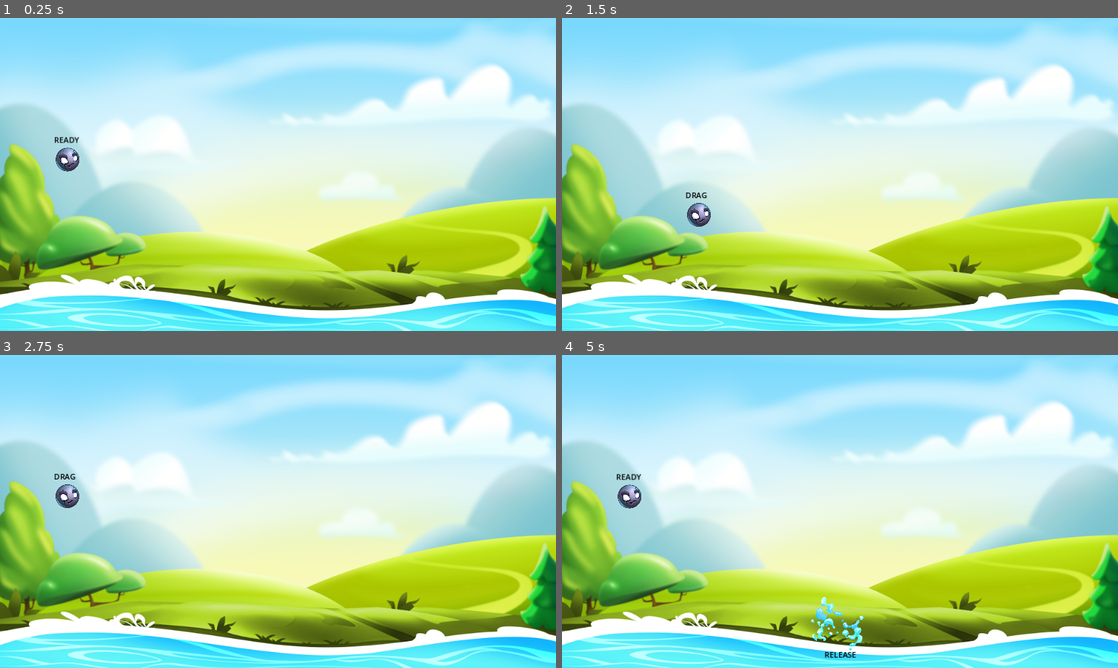
Above: before the commit, frames 1-4 (two rows, left to right).
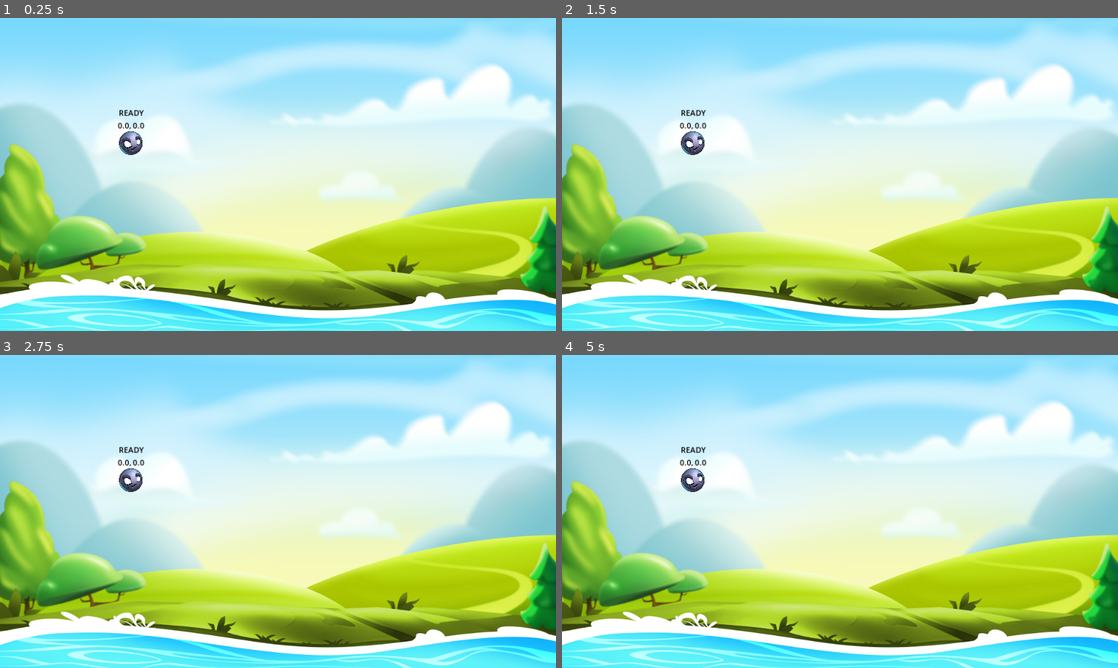
Above: after the commit, the same moments.

Repository: svindom/slingy-team
Game: Godot game, scene res://scenes/level/level.tscn
The game is run twice, just before and just after one commit, with the same random seed, the same clock (stepped at 60 frames per second) and the same inputs. The project has no main scene, so this scene is started directly.
Inputs (mouse positions are in pixels of both pictures, inside the frame that each line leads up to):
- Up to frame 1 (0.25 s): no input
- Up to frame 2 (1.5 s): tap Enter at 0.5 s; drag from (628, 158) to (840, 324) at 0.52 s; drag from (628, 158) to (840, 324) at 1.27 s
- Up to frame 3 (2.75 s): move the mouse to (66, 495) at 2.02 s; press the mouse at (66, 495) at 2.03 s
- Up to frame 4 (5 s): release the mouse at (628, 495) at 2.75 s; tap Space at 2.75 s; drag from (812, 574) to (673, 464) at 2.77 s; move the mouse to (1006, 558) at 3.52 s; press the mouse at (1006, 558) at 3.53 s; release the mouse at (1006, 558) at 4.25 s; tap Enter at 4.25 s; drag from (628, 495) to (840, 661) at 4.27 s

The runs differ from the first frame. In frame 1, 0.7% of the frame differs, in the area x 9-26%, y 29-50%; in frame 2, 0.7%; in frame 3, 0.7%; in frame 4, 1.1%, in the area x 9-55%, y 29-97%.

Commit message:
added player direction vector logic

Diff:
--- a/Slingy Team/scenes/level/level.tscn
+++ b/Slingy Team/scenes/level/level.tscn
@@ -17,4 +17,4 @@
 position = Vector2(0, 531)
 
 [node name="PlayerPosition" type="Marker2D" parent="."]
-position = Vector2(140, 293)
+position = Vector2(271, 259)
--- a/Slingy Team/scenes/player/player.gd
+++ b/Slingy Team/scenes/player/player.gd
@@ -1,5 +1,15 @@
 extends RigidBody2D
 
+
+@onready var water_splash_animation: AnimatedSprite2D = $WaterSplashAnimation
+@onready var ball_sprite: Sprite2D = $BallSprite
+@onready var player_delete_timer: Timer = $PlayerDeleteTimer
+
+@onready var label: Label = $Label
+
+
+const  DRAG_LIMITED_MAX_VALUE_POSITION = Vector2(0, 60)
+const DRAG_LIMITED_MIN_VALUE_POSITION = Vector2(-60, 0)
 
 enum PLAYER_STATE {
 	READY,
@@ -8,11 +18,9 @@
 }
 var _state_enum: PLAYER_STATE = PLAYER_STATE.READY
 
-@onready var water_splash_animation: AnimatedSprite2D = $WaterSplashAnimation
-@onready var ball_sprite: Sprite2D = $BallSprite
-@onready var player_delete_timer: Timer = $PlayerDeleteTimer
-
-@onready var label: Label = $Label
+var _start_player_position: Vector2 = Vector2.ZERO # position of a ball
+var _drag_start_position: Vector2 = Vector2.ZERO # finger or a mouse position when it starts dragging
+var _dragged_vector: Vector2 = Vector2.ZERO # is the amount we've actually dragged versus the drag start. So we know how much impulse to apply.
 
 
 
@@ -20,6 +28,7 @@
 func _ready():
 	SignalManager.on_player_destroyed.connect(delete_player)
 	water_splash_animation.hide()
+	_start_player_position = position
 
 
 # Called every frame. 'delta' is the elapsed time since the previous frame.
@@ -30,15 +39,11 @@
 
 func set_new_state_enum(new_state_enum: PLAYER_STATE) -> void:
 	_state_enum = new_state_enum
-	set_player_freeze_off()
 
-
-func set_player_freeze_off() -> void:
 	if _state_enum == PLAYER_STATE.RELEASE:
 		freeze = false
 	elif _state_enum == PLAYER_STATE.DRAG:
-		pass
-		# I need to change a name of this function when I add a new logic here!!!
+		_drag_start_position = get_global_mouse_position()
 
 
 func update_enum_state_each_frame(delta: float) -> void:
@@ -54,8 +59,20 @@
 		return
 
 	var global_mouse_position: Vector2 = get_global_mouse_position()
-	# 'position' here is a position of the player
-	position = global_mouse_position
+
+	_dragged_vector = get_dragged_vector(global_mouse_position)
+	dragg_in_limits()
+
+
+func get_dragged_vector(global_mouse_position: Vector2) -> Vector2:
+	var dragged_vector: Vector2 = global_mouse_position - _drag_start_position
+	return dragged_vector
+
+
+func dragg_in_limits() -> void:
+	_dragged_vector.x = clampf(_dragged_vector.x, DRAG_LIMITED_MIN_VALUE_POSITION.x, DRAG_LIMITED_MAX_VALUE_POSITION.x)
+	_dragged_vector.y = clampf(_dragged_vector.y, DRAG_LIMITED_MIN_VALUE_POSITION.y, DRAG_LIMITED_MAX_VALUE_POSITION.y)
+	position = _start_player_position + _dragged_vector
 
 
 func is_detect_input_released() -> bool:
@@ -92,4 +109,7 @@
 
 
 func update_label() -> void:
-	label.text = "%s" % PLAYER_STATE.keys()[_state_enum]
+	# keys method returns an array of all the names in the enum
+	label.text = "%s\n" % PLAYER_STATE.keys()[_state_enum]
+
+	label.text += "%.1f, %.1f" % [_dragged_vector.x, _dragged_vector.y]
--- a/Slingy Team/scenes/player/player.tscn
+++ b/Slingy Team/scenes/player/player.tscn
@@ -96,12 +96,14 @@
 wait_time = 2.0
 
 [node name="Label" type="Label" parent="."]
-offset_left = -28.0
-offset_top = -52.0
-offset_right = 27.0
-offset_bottom = -29.0
+offset_left = -27.0
+offset_top = -74.0
+offset_right = 28.0
+offset_bottom = -51.0
 theme_override_colors/font_color = Color(0, 0, 0, 1)
 text = "DEBUG"
+horizontal_alignment = 1
+vertical_alignment = 1
 
 [connection signal="input_event" from="." to="." method="_on_input_event"]
 [connection signal="timeout" from="PlayerDeleteTimer" to="." method="_on_player_delete_timer_timeout"]
